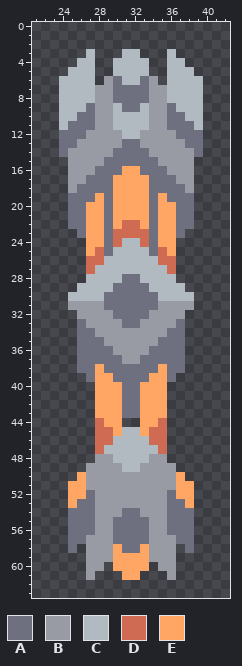
Pixel-art sprite -- sprites/units/weapons/lepidoptera-gun-big.png. The picture above was drawn from the file before the commit.
The file is 64x64 pixels. Shown: x 21..42, y 0..63.
Palette (. is transparent): A #6e7080  B #989aa4  C #b0bac0  D #d06b53  E #ffa665
Pixels before, first column x 24:
 3 ...C...CC...C...
 4 ..CC..CCCC..CC..
 5 .CCC..CCCC..CCC.
 6 CCCC.BACCAB.CCCC
 7 CCCCBBAAAABBCCCC
 8 CCCCBBAAAABBCCCC
 9 CCCABBCAACBBACCC
10 CCAABBCCCCBBAACC
11 CAAABBCCCCBBAAAC
12 AAABBBBCCBBBBAAA
13 AABBBBBAABBBBBAA
14 ABBBBBAAAABBBBBA
15 .BBBBAAAAAABBBB.
16 .BBBAAAEEAAABBB.
17 .BBAAAEEEEAAABB.
18 .BAAAAEEEEAAAAB.
19 .AAAEAEEEEAEAAA.
20 .AAEEAEEEEAEEAA.
21 .AAEEAEEEEAEEAA.
22 .AAEEAEDDEAEEAA.
23 ..AEEADDDDAEEA..
24 ...EEADCCDAEE...
25 ...EDACCCCADE...
26 ...DDCCCCCCDD...
27 ...DCCCCCCCCD...
28 ...CCCCAACCCC...
29 ..CCCCAAAACCCC..
30 .CCCCAAAAAACCCC.
31 .BBBBAAAAAABBBB.
32 ..BBBBAAAABBBB..
33 ..ABBBBAABBBBA..
34 ..AABBBBBBBBAA..
35 ..AAABBBBBBAAA..
36 ..AAAABBBBAAAA..
37 ..AAAAABBAAAAA..
38 ..AAEAAAAAAEAA..
39 ...AEEAAAAEEA...
40 ....EEEAAEEE....
41 ....EEEAAEEE....
42 ....EEEAAEEE....
43 ....EEEAAEEE....
44 ....DEE..EED....
45 ....DDECCEDD....
46 ....DDCCCCDD....
47 ....DCCCCCCD....
48 ....BBCCCCBB....
49 ...BBBBCCBBBB...
50 ..EBBBBBBBBBBE..
51 .EEBBBBBBBBBBEE.
52 .EEABBBBBBBBAEE.
53 .EAABBBBBBBBAAE.
54 .AAABBBAABBBAAA.
55 .AAABBAAAABBAAA.
56 .AAABBAAAABBAAA.
57 .AABBBAAAABBBAA.
58 .A.BBBEAAEBBB.A.
59 ...BBBEEEEBBB...
60 ...BB.EEEE.BB...
61 ...B...EE...B...
The result:
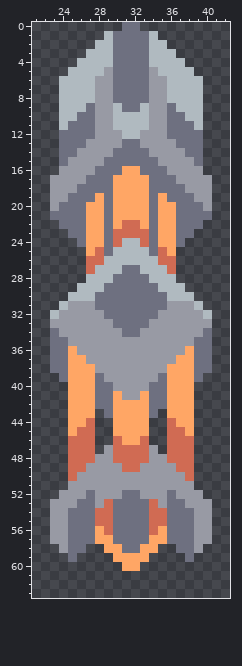
Author's note on the commit: fixed the trashy guns
What changed:
Changed rows in their new state; - is an unchanged pixel.
first column x 28:
 0 ---AA---
 1 -CAAAAC-
 2 CCAAAACC
 3 CCAAAACC
 4 CCAAAACC
 5 CBAAAABC
 6 B--AA--B
first column x 23:
12 ----A--------A----
13 ---A----------A---
14 --A------------A--
15 -A--------------A-
16 -B--------------B-
17 BB--------------BB
18 BB--------------BB
19 BB--------------BB
20 BA--------------AB
21 AA--------------AA
22 -A--------------A-
23 --A------------A--
24 ---A----------A---
27 --------AA--------
28 -------A--A-------
29 ------A----A------
30 -----A------A-----
31 -C---A------A---C-
32 CBB---A----A---BBC
33 BBBB---A--A---BBBB
34 ABBBB---AA---BBBBA
35 AABBBB------BBBBAA
36 AAEBBBB----BBBBEAA
37 AAEEBBBB--BBBBEEAA
38 AAEEEBBBBBBBBEEEAA
39 -AEEEABBBBBBAEEEA-
40 --EEEAABBBBAAEEE--
41 --EEEAA-BB-AAEEE--
42 --EEEAA-EE-AAEEE--
43 --EEE.A-EE-A.EEE--
44 --EED..-EE-..DEE--
45 --EDD..-EE-..DDE--
46 --DDD..DEED..DDD--
47 --DDD.BDDDDB.DDD--
48 --DDD--DDDD--DDD--
49 --DD----DD----DD--
50 --DB----------BD--
51 --BB----------BB--
52 -BBB----AA----BBB-
53 BBB---DAAAAD---BBB
54 BB---DDA--ADD---BB
55 BB---DD----DD---BB
56 BB---ED----DE---BB
57 BB--AEE----EEA--BB
58 -B-A..E----E..A-B-
59 --A-...----...-A--
60 ----..-.--.-..----
61 ----.---..---.----
Pixel boxes of the changes (left, top, right, bottom) in both pictures:
changed: (95, 22, 167, 85)
changed: (50, 130, 212, 580)
